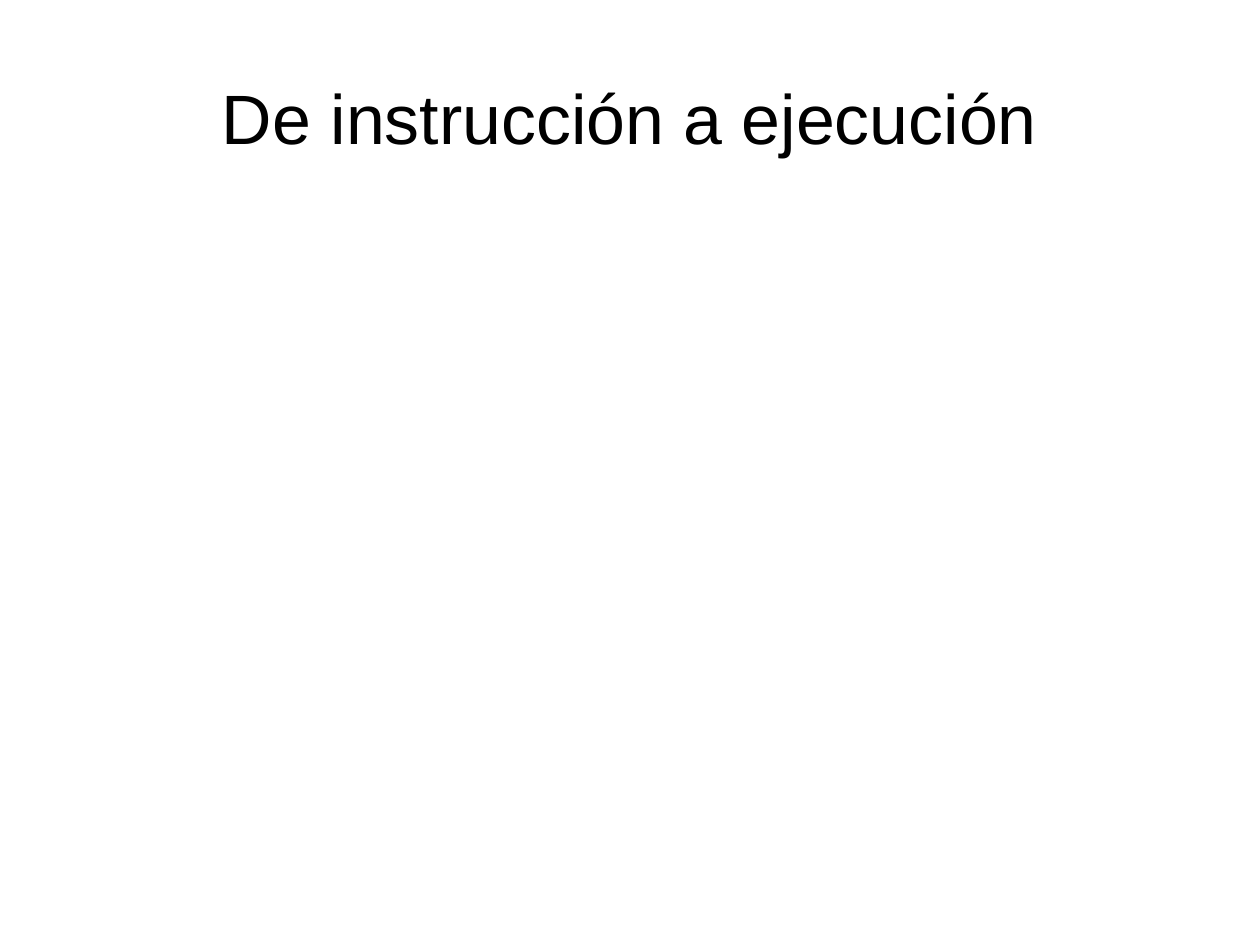
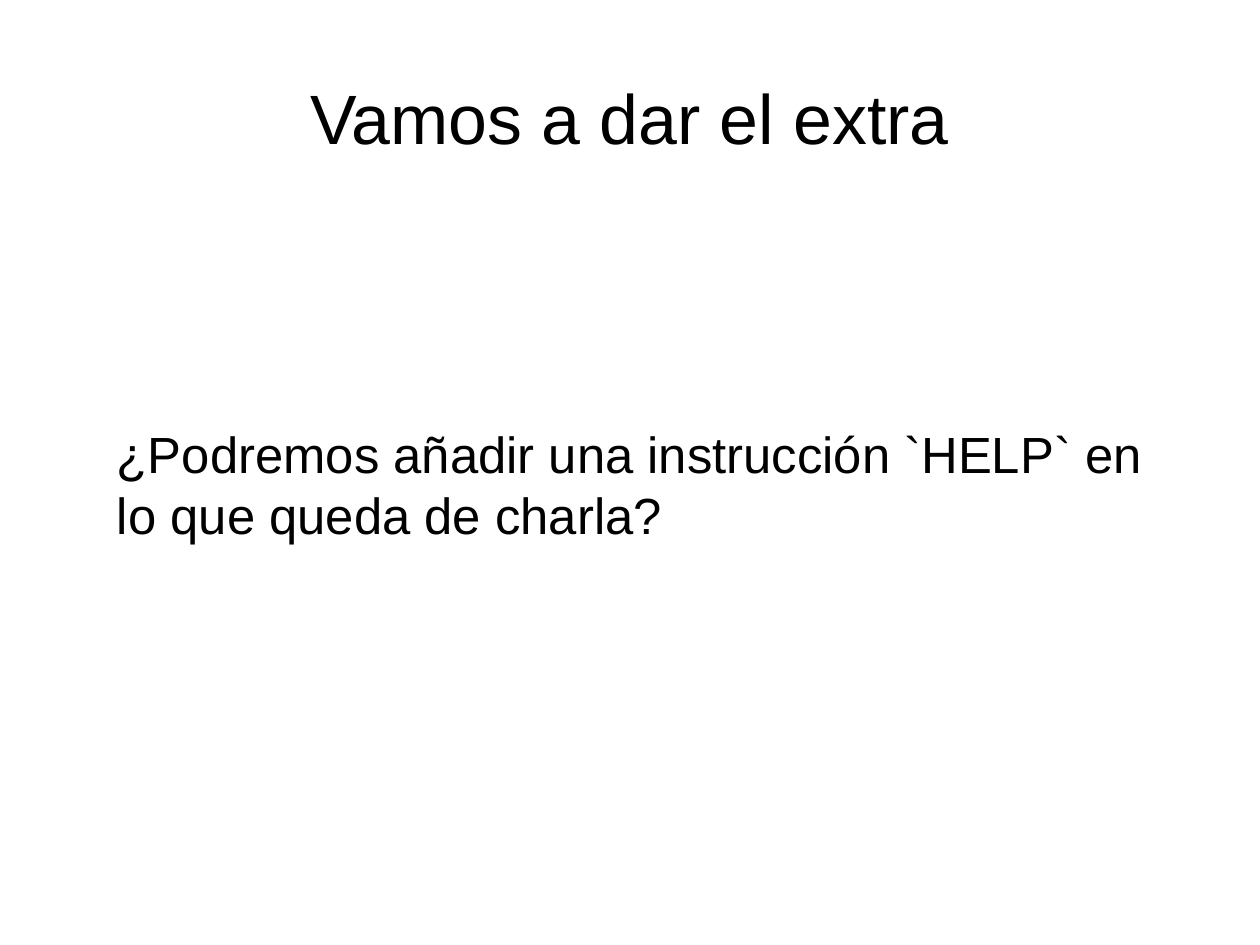
Before and after one commit to Achifaifa/slides, a slide deck: slide 27 of EE25-ply/ply.odp (slide 6 before the commit). Drawn at 1260x945 pixels with LibreOffice and Linux fonts; fonts in the diff are those of the drawing. Boxes give left, top, right and bottom in pixels: in the first picture for what was removed or moved away, otherwise in the second. Text is boxed around its words. In the diff, an @@ line names an element or a change of style, - is before the commit and + after.

```diff
--- a/EE25-ply/ply.odp
+++ b/EE25-ply/ply.odp
@@ title at [310,93,949,145]: text changed @@
-De instrucción a ejecución
+Vamos a dar el extra
@@ text added at [117,435,1141,545], 32 pt, text #000000 @@
+¿Podremos añadir una instrucción `HELP` en lo que queda de charla?
```
Also in this commit, not shown: 2 other slides changed, 23 slides added, 7 slides removed, 6 other files.
